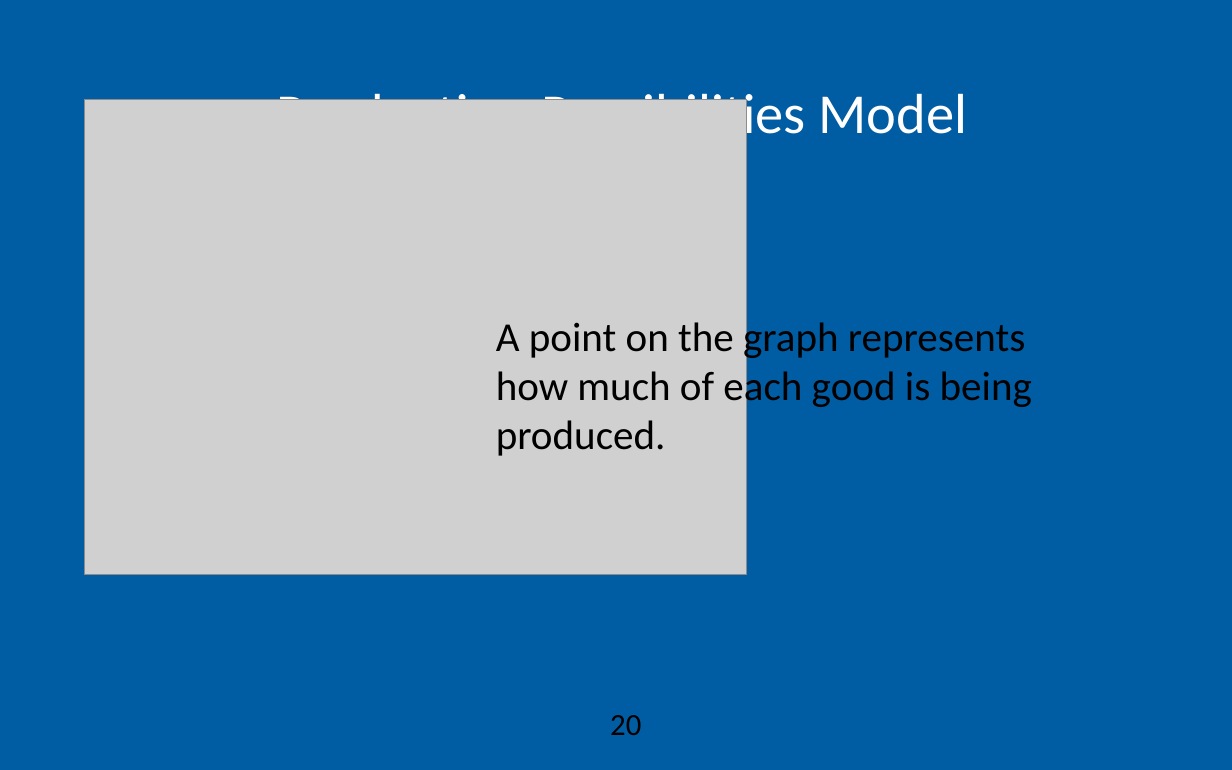
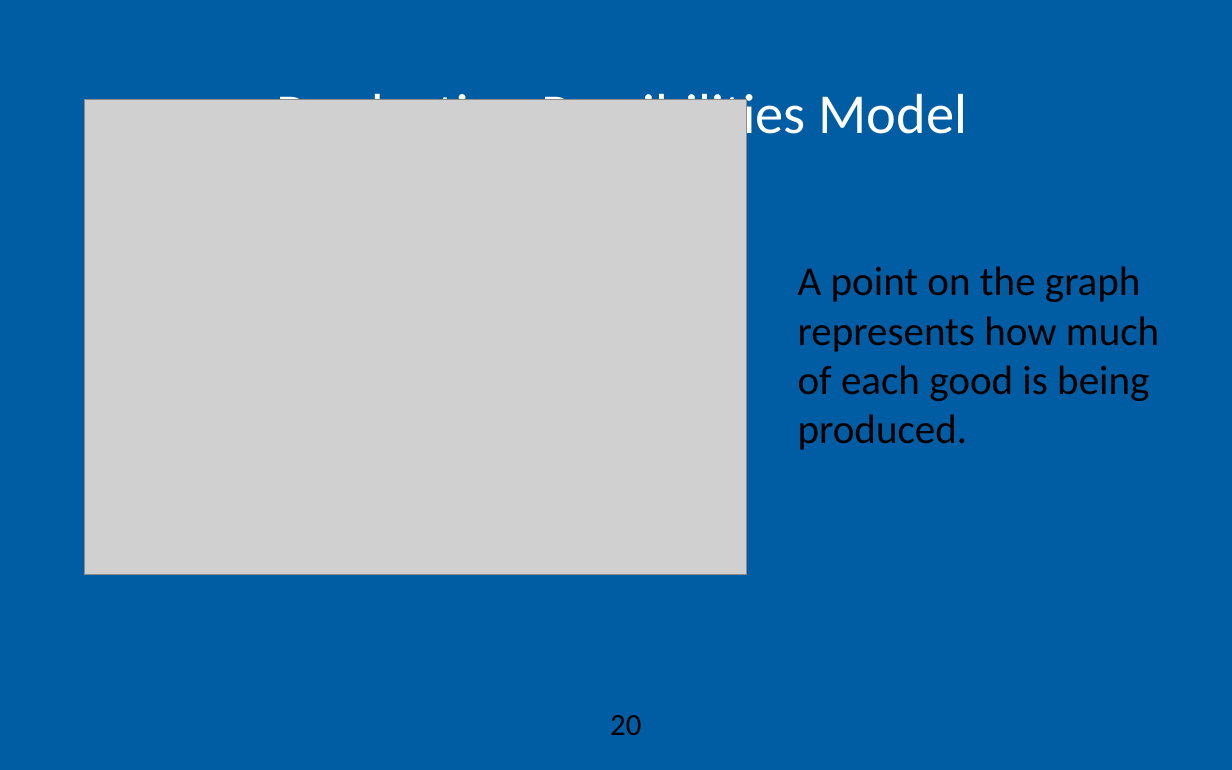
Before and after one commit to AEGDDI/idr305, a slide deck: slide 20 of lectures/L2.pptx. Drawn at 1232x770 pixels with LibreOffice and Linux fonts; fonts in the diff are those of the drawing; grey boxes stand for pictures; background and template pictures are left out. Boxes give left, top, right and bottom in pixels: in the first picture for what was removed or moved away, otherwise in the second. Text is boxed around its words. In the diff, an @@ line names an element or a change of style, - is before the commit and + after.

```diff
--- a/lectures/L2.pptx
+++ b/lectures/L2.pptx
@@ text "A point on the graph ..." rewrapped from bbox=[496, 317, 1032, 456] to bbox=[798, 266, 1159, 450] @@
```
Also in this commit, not shown: 5 other slides changed, 3 other files.
